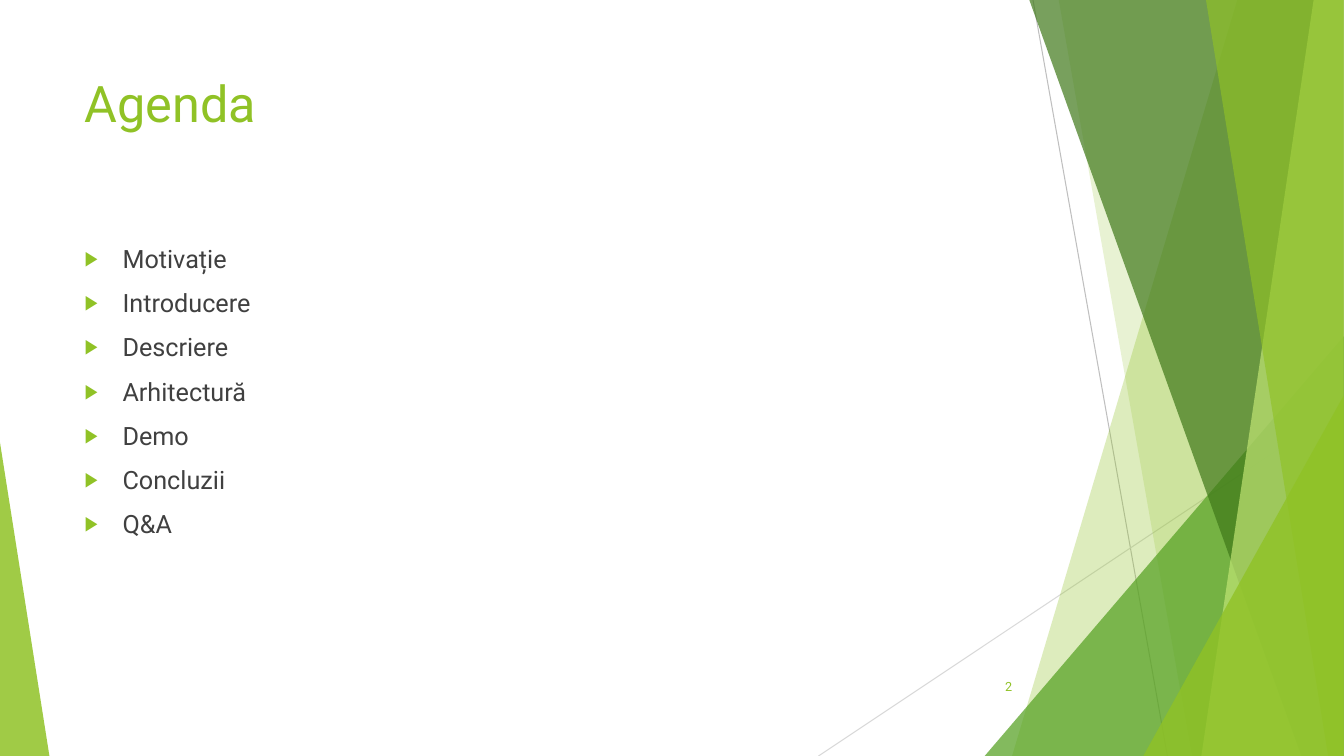
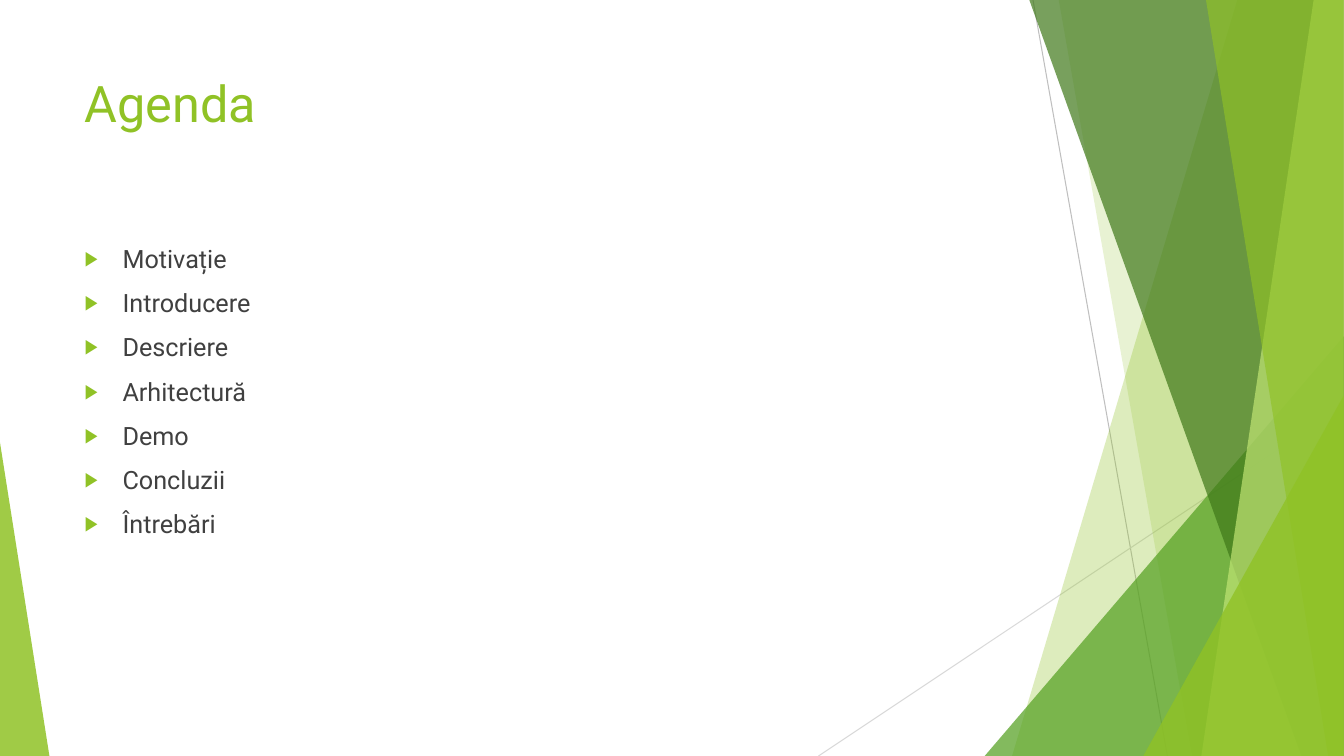
Before and after one commit to AdelinPamant/PublicTransportMonitor, a slide deck: slide 2 of Licenta2020PamintAdelin/PublicTransportMonitor - Prezentare.pptx. Drawn at 1344x756 pixels with LibreOffice and Linux fonts; fonts in the diff are those of the drawing. Boxes give left, top, right and bottom in pixels: in the first picture for what was removed or moved away, otherwise in the second. Text is boxed around its words. In the diff, an @@ line names an element or a change of style, - is before the commit and + after.

```diff
--- a/Licenta2020PamintAdelin/PublicTransportMonitor - Prezentare.pptx
+++ b/Licenta2020PamintAdelin/PublicTransportMonitor - Prezentare.pptx
@@ text at <box>123,511,216,534</box>: text changed @@
-▶ Q&A
+▶ Întrebări
@@ page number removed at <box>1005,682,1012,691</box> @@
-2
```
Also in this commit, not shown: 3 other slides changed, 23 slides added, 5 slides removed, 2 other files.
